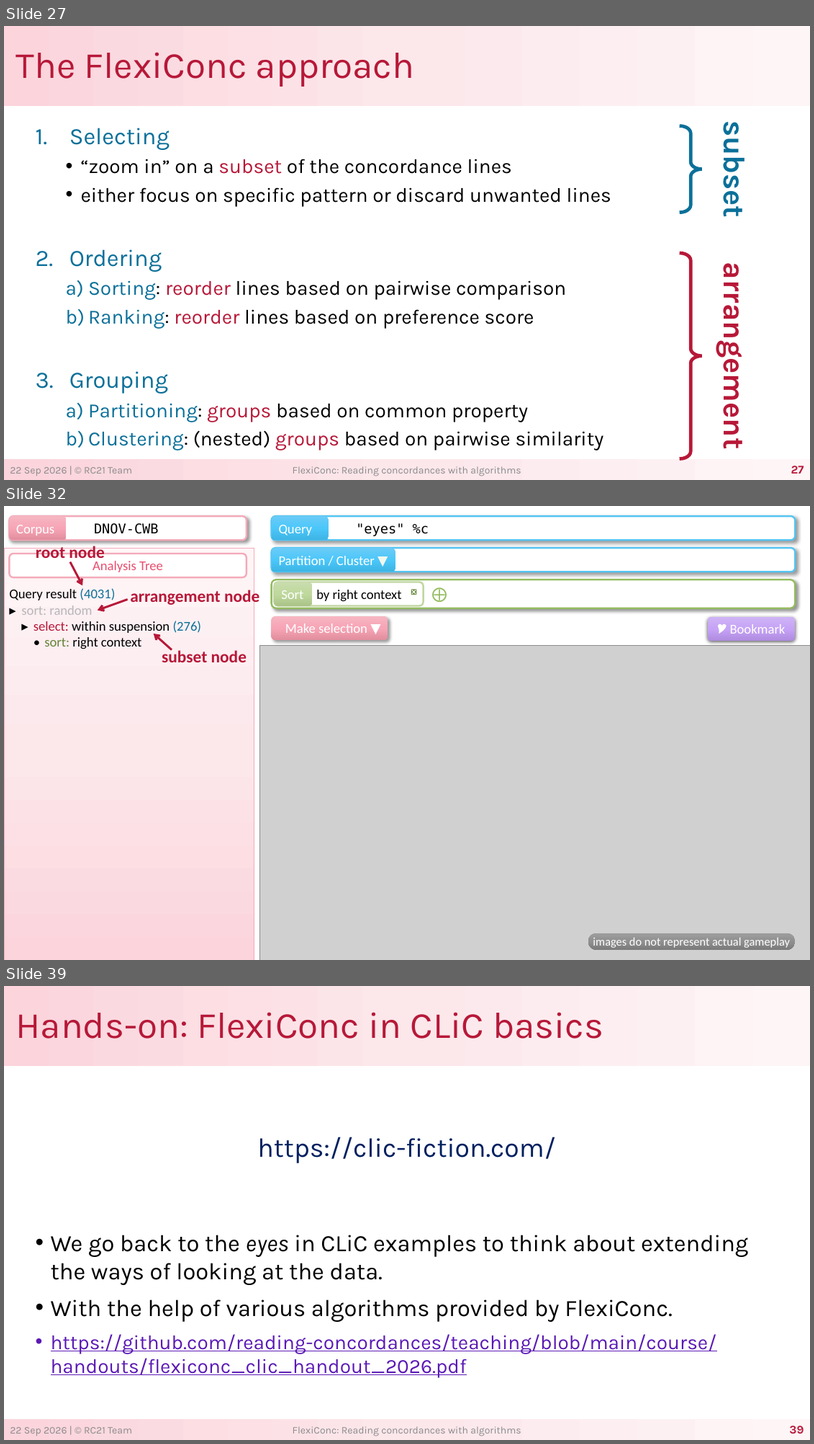
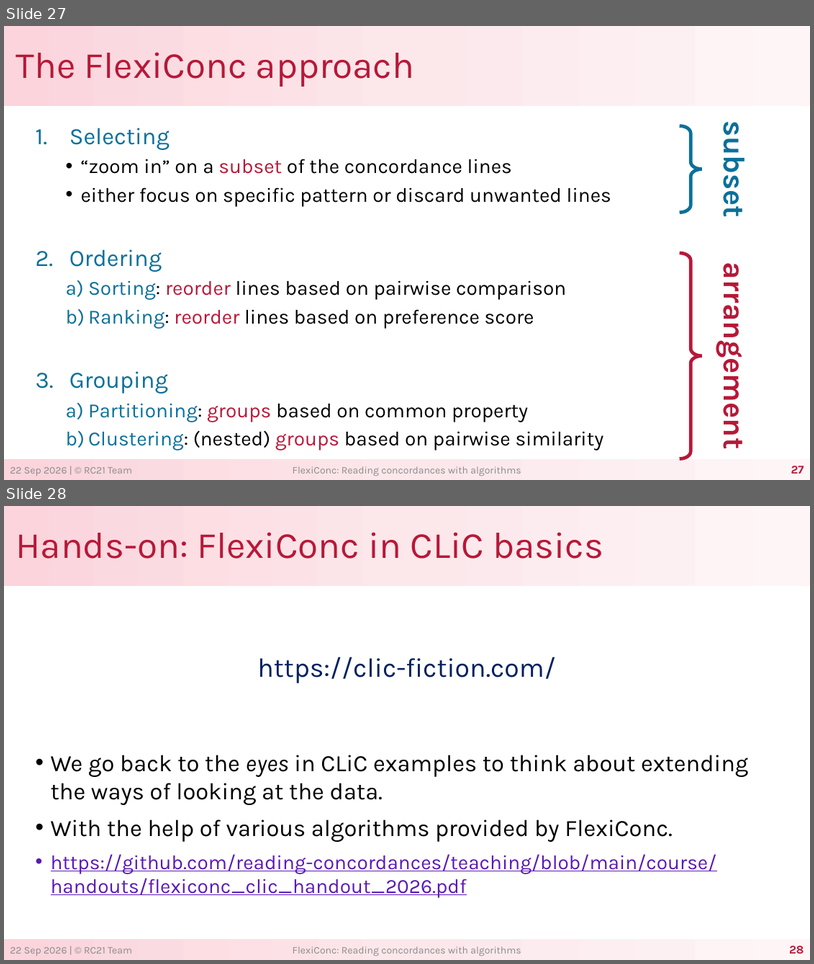
Before and after one commit to reading-concordances/teaching, a slide deck: course/slides/2_working_with_concordance_tools.pptx. Shown one above the other, each under a label of ours: slides 27, 32 and 39 before the commit, slides 27 and 28 after it; the slides between them are not shown. The pictures are 814x1444 and 814x964 pixels, drawn with LibreOffice and Linux fonts; fonts in the diff are those of the drawing; grey boxes stand for pictures. Boxes give left, top, right and bottom in pixels: in the first picture for what was removed or moved away, otherwise in the second. Text is boxed around its words. In the diff, an @@ line names an element or a change of style, - is before the commit and + after.

```diff
--- a/course/slides/2_working_with_concordance_tools.pptx
+++ b/course/slides/2_working_with_concordance_tools.pptx
@@ slide 32 removed at [4, 506, 810, 960], background #FFFFFF @@
@@ rounded rectangle removed at [10, 516, 247, 540] @@
-DNOV-CWB
@@ rounded rectangle removed at [10, 516, 67, 540] @@
-Corpus
@@ rounded rectangle removed at [271, 516, 795, 540] @@
-"eyes" %c
@@ rounded rectangle removed at [271, 516, 328, 540] @@
-Query
@@ rectangle removed at [4, 548, 254, 960] @@
@@ text removed at [36, 546, 104, 563] @@
-root node
@@ rounded rectangle removed at [271, 548, 795, 572] @@
@@ rounded rectangle removed at [271, 548, 396, 572] @@
-Partition / Cluster ▼
@@ rounded rectangle removed at [10, 554, 247, 577] @@
-Analysis Tree
@@ arrow removed from (70, 561) to (82, 585) @@
@@ text removed at [9, 588, 202, 649] @@
-Query result (4031)
-▸ sort: random
-▸ select: within suspension (276)
-• sort: right context
@@ text removed at [130, 587, 260, 606] @@
-arrangement node
@@ rounded rectangle removed at [271, 580, 795, 608] @@
@@ rounded rectangle removed at [275, 582, 424, 606] @@
-by right context ❎
@@ rounded rectangle removed at [275, 582, 313, 606] @@
-Sort
@@ rounded rectangle removed at [425, 582, 450, 605] @@
-⨁
@@ arrow removed from (127, 599) to (97, 610) @@
@@ arrow removed from (172, 650) to (154, 633) @@
@@ rounded rectangle removed at [271, 616, 388, 640] @@
-Make selection ▼
@@ rounded rectangle removed at [708, 617, 796, 641] @@
-🎔 Bookmark
@@ text removed at [162, 648, 247, 662] @@
-subset node
@@ picture removed at [260, 646, 810, 960] @@
@@ rounded rectangle removed at [589, 932, 795, 950] @@
-images do not represent actual gameplay
@@ what was slide 39 is now slide 28 @@
@@ page number at [790, 945, 804, 953]: text changed @@
-39
+28
```
Also in this commit, not shown: 10 other slides removed, 3 other files.
